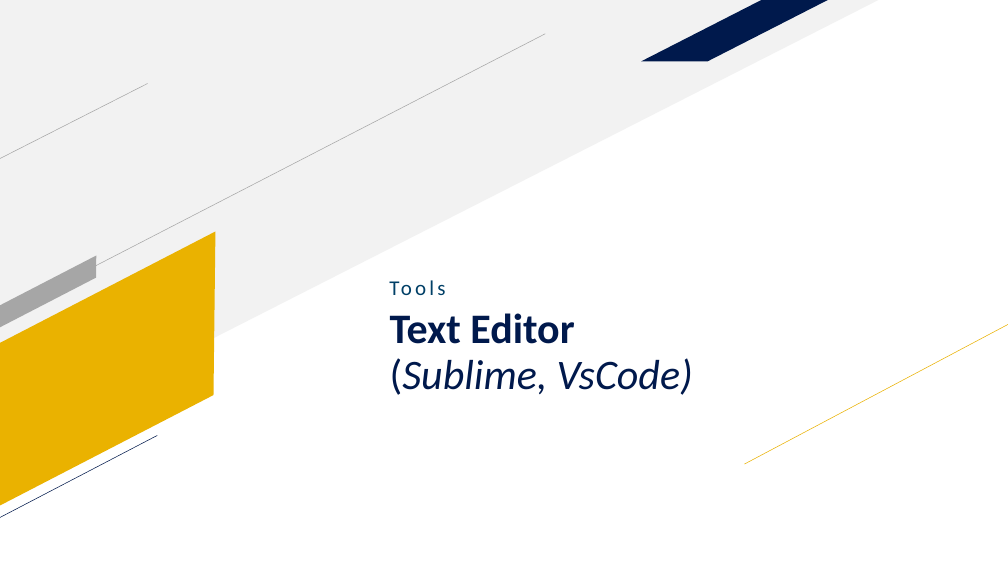
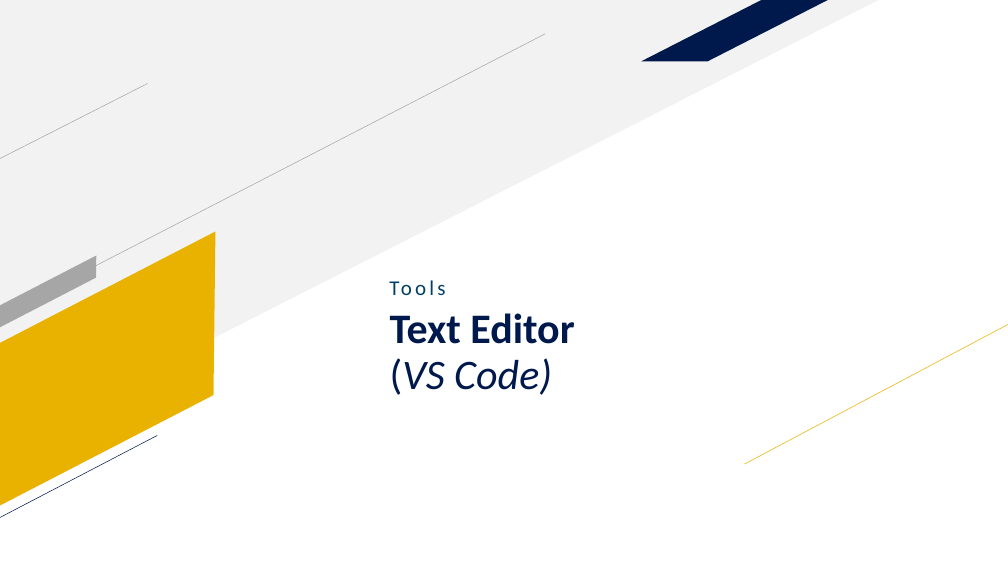
Before and after one commit to adityadees/Unsri-Mengajar-Laravel, a slide deck: slide 45 of Slide 1 - Introduction.pptx. Drawn at 1008x567 pixels with LibreOffice and Linux fonts; fonts in the diff are those of the drawing. Boxes give left, top, right and bottom in pixels: in the first picture for what was removed or moved away, otherwise in the second. Text is boxed around its words. In the diff, an @@ line names an element or a change of style, - is before the commit and + after.

```diff
--- a/Slide 1 - Introduction.pptx
+++ b/Slide 1 - Introduction.pptx
@@ title at (390, 313, 574, 395): text changed; bold on; italic off @@
-Text Editor
-(Sublime, VsCode)
+Text Editor
+(VS Code)
```
Also in this commit, not shown: 3 other slides changed.
